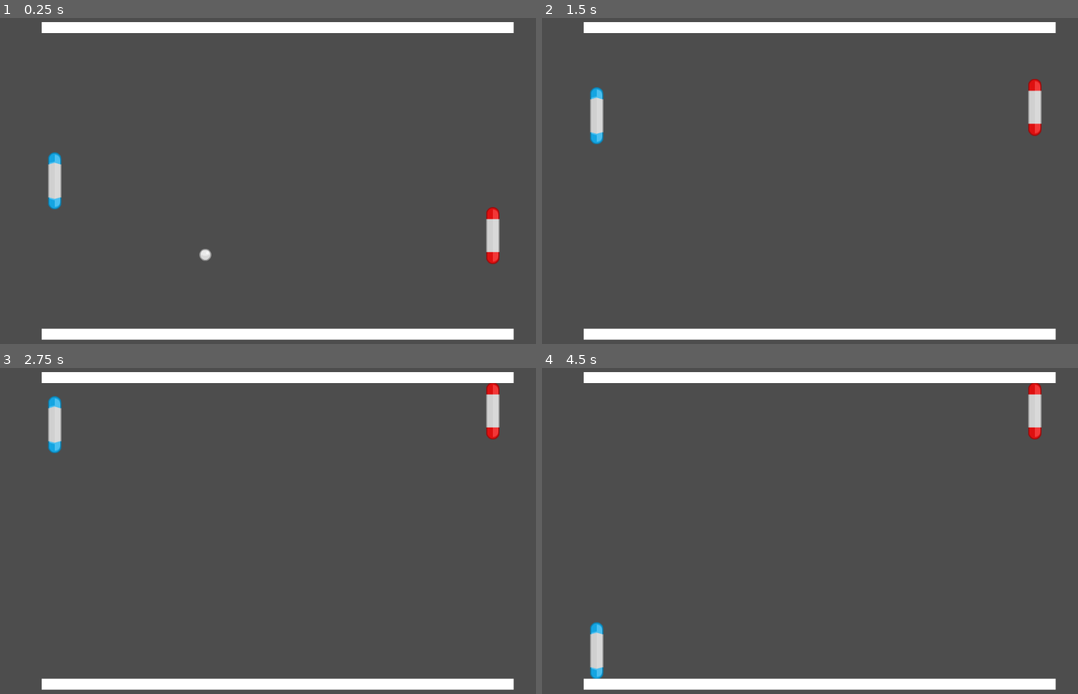
Above: before the commit, frames 1-4 (two rows, left to right).
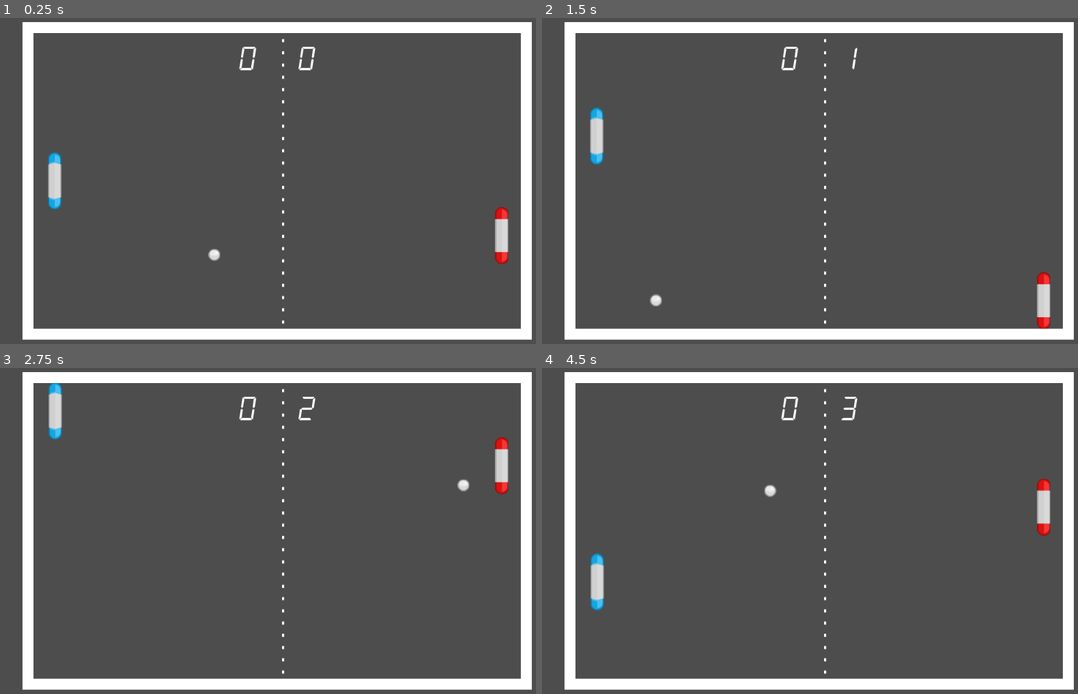
Above: after the commit, the same moments.

Repository: DotVentu/Pong
Game: Godot game, scene res://Scenes/Pong.tscn
Two runs of this game, one before a commit and one after it. Both use one fixed random seed, a clock stepped at 60 frames per second and the inputs below.
Inputs:
- Up to frame 1 (0.25 s): no input
- Up to frame 2 (1.5 s): hold Up (ui_up) 0.53-1.28 s; hold Down (ui_down) from 1.28 s (still down)
- Up to frame 3 (2.75 s): release Down (ui_down) at 2.03 s; hold Up (ui_up) from 2.03 s (still down)
- Up to frame 4 (4.5 s): release Up (ui_up) at 3.53 s; hold Down (ui_down) from 3.53 s (still down)

The runs differ from the first frame. In frame 1, 5.3% of the frame differs, in the area x 4-100%, y 1-99%; in frame 2, 5.8%; in frame 3, 5.8%; in frame 4, 6.2%.

Commit message:
feature(pong): add scoring system and reset functionality
- Implemented scoring system for player and computer.
- Added reset logic to reposition ball and paddles after a goal.
- Updated scoreboard to display player and computer scores dynamically.

Diff:
--- a/Scenes/Pong.tscn
+++ b/Scenes/Pong.tscn
@@ -1,43 +1,111 @@
-[gd_scene load_steps=6 format=3 uid="uid://7joogenbskxs"]
+[gd_scene load_steps=12 format=3 uid="uid://7joogenbskxs"]
 
 [ext_resource type="PackedScene" uid="uid://bs67j2dprwsr5" path="res://Scenes/Player.tscn" id="1_m6a6r"]
+[ext_resource type="Script" path="res://Scripts/pong.gd" id="1_xijgr"]
 [ext_resource type="PackedScene" uid="uid://ceney50d4e05d" path="res://Scenes/Computer.tscn" id="2_prs7i"]
 [ext_resource type="PackedScene" uid="uid://cie8ee4xm85va" path="res://Scenes/Ball.tscn" id="3_ko1wo"]
 [ext_resource type="Texture2D" uid="uid://cdx34pi6xshkk" path="res://Assets/wall-horizontal.png" id="4_8iku8"]
+[ext_resource type="Texture2D" uid="uid://dol1ctknkanph" path="res://Assets/wall-vertical.png" id="6_3u2l3"]
+[ext_resource type="Texture2D" uid="uid://ywmjo6rakcud" path="res://Assets/middle-line.png" id="7_5wbno"]
+[ext_resource type="FontFile" uid="uid://yq3p5nfiyox4" path="res://Assets/alarm clock.ttf" id="8_xolue"]
 
 [sub_resource type="RectangleShape2D" id="RectangleShape2D_kog55"]
-size = Vector2(862, 20)
+size = Vector2(931.344, 20)
+
+[sub_resource type="RectangleShape2D" id="RectangleShape2D_1q5pi"]
+size = Vector2(20, 534)
+
+[sub_resource type="LabelSettings" id="LabelSettings_bp5ub"]
+font = ExtResource("8_xolue")
+font_size = 60
 
 [node name="Pong" type="Node2D"]
+script = ExtResource("1_xijgr")
 
 [node name="Player" parent="." instance=ExtResource("1_m6a6r")]
 
 [node name="Computer" parent="." instance=ExtResource("2_prs7i")]
+position = Vector2(916.5, 320)
 
 [node name="Ball" parent="." instance=ExtResource("3_ko1wo")]
+position = Vector2(516.5, 330)
 
 [node name="TopWall" type="StaticBody2D" parent="."]
-position = Vector2(500, 40)
+position = Vector2(516.5, 40)
 metadata/_edit_group_ = true
 
 [node name="Sprite2D" type="Sprite2D" parent="TopWall"]
-position = Vector2(6.99997, 0)
-scale = Vector2(0.725589, 1)
+position = Vector2(-10.2501, 0)
+scale = Vector2(0.783249, 1)
 texture = ExtResource("4_8iku8")
 
 [node name="CollisionShape2D" type="CollisionShape2D" parent="TopWall"]
-position = Vector2(6, 0)
+position = Vector2(-10.1719, 0)
 shape = SubResource("RectangleShape2D_kog55")
 
 [node name="BottomWall" type="StaticBody2D" parent="."]
-position = Vector2(500, 600)
+position = Vector2(516.5, 600)
 metadata/_edit_group_ = true
 
 [node name="Sprite2D" type="Sprite2D" parent="BottomWall"]
-position = Vector2(6.99997, 0)
-scale = Vector2(0.725589, 1)
+position = Vector2(-10.2501, 0)
+scale = Vector2(0.783249, 1)
 texture = ExtResource("4_8iku8")
 
 [node name="CollisionShape2D" type="CollisionShape2D" parent="BottomWall"]
-position = Vector2(6, 0)
+position = Vector2(-10.5, 0)
 shape = SubResource("RectangleShape2D_kog55")
+
+[node name="GoalLeft" type="Area2D" parent="."]
+position = Vector2(51, 360)
+metadata/_edit_group_ = true
+
+[node name="Sprite2D" type="Sprite2D" parent="GoalLeft"]
+position = Vector2(0, -40)
+scale = Vector2(1, 0.867089)
+texture = ExtResource("6_3u2l3")
+
+[node name="CollisionShape2D" type="CollisionShape2D" parent="GoalLeft"]
+position = Vector2(0, -40)
+shape = SubResource("RectangleShape2D_1q5pi")
+
+[node name="GoalRight" type="Area2D" parent="."]
+position = Vector2(961.5, 360)
+metadata/_edit_group_ = true
+
+[node name="Sprite2D" type="Sprite2D" parent="GoalRight"]
+position = Vector2(0, -40)
+scale = Vector2(1, 0.867089)
+texture = ExtResource("6_3u2l3")
+
+[node name="CollisionShape2D" type="CollisionShape2D" parent="GoalRight"]
+position = Vector2(0, -40)
+shape = SubResource("RectangleShape2D_1q5pi")
+
+[node name="Middle-line" type="Sprite2D" parent="."]
+position = Vector2(517.25, 314.5)
+scale = Vector2(1.5, 0.941272)
+texture = ExtResource("7_5wbno")
+
+[node name="PlayerScore" type="Label" parent="."]
+offset_left = 435.0
+offset_top = 67.0
+offset_right = 475.0
+offset_bottom = 90.0
+text = "0"
+label_settings = SubResource("LabelSettings_bp5ub")
+horizontal_alignment = 1
+vertical_alignment = 1
+
+[node name="ComputerScore" type="Label" parent="."]
+offset_left = 542.5
+offset_top = 67.0
+offset_right = 582.5
+offset_bottom = 131.0
+text = "0"
+label_settings = SubResource("LabelSettings_bp5ub")
+horizontal_alignment = 1
+vertical_alignment = 1
+
+[connection signal="body_entered" from="GoalLeft" to="." method="_on_goal_left_body_entered"]
+[connection signal="body_entered" from="GoalRight" to="." method="_on_goal_right_body_entered"]
--- /dev/null
+++ b/Scripts/pong.gd
@@ -0,0 +1,21 @@
+extends Node2D
+
+const CENTER = Vector2(500, 330)
+var playerScore = 0
+var computerScore = 0
+
+func _on_goal_left_body_entered(body):
+	computerScore += 1
+	$ComputerScore.text = str(computerScore)
+	reset()
+
+func _on_goal_right_body_entered(body):
+	playerScore += 1
+	$PlayerScore.text = str(playerScore)
+	reset()
+
+func reset():
+	$Ball.position = CENTER
+	$Ball.call("setBallVelocity")
+	$Player.position.y = CENTER.y
+	$Computer.position.y = CENTER.y
